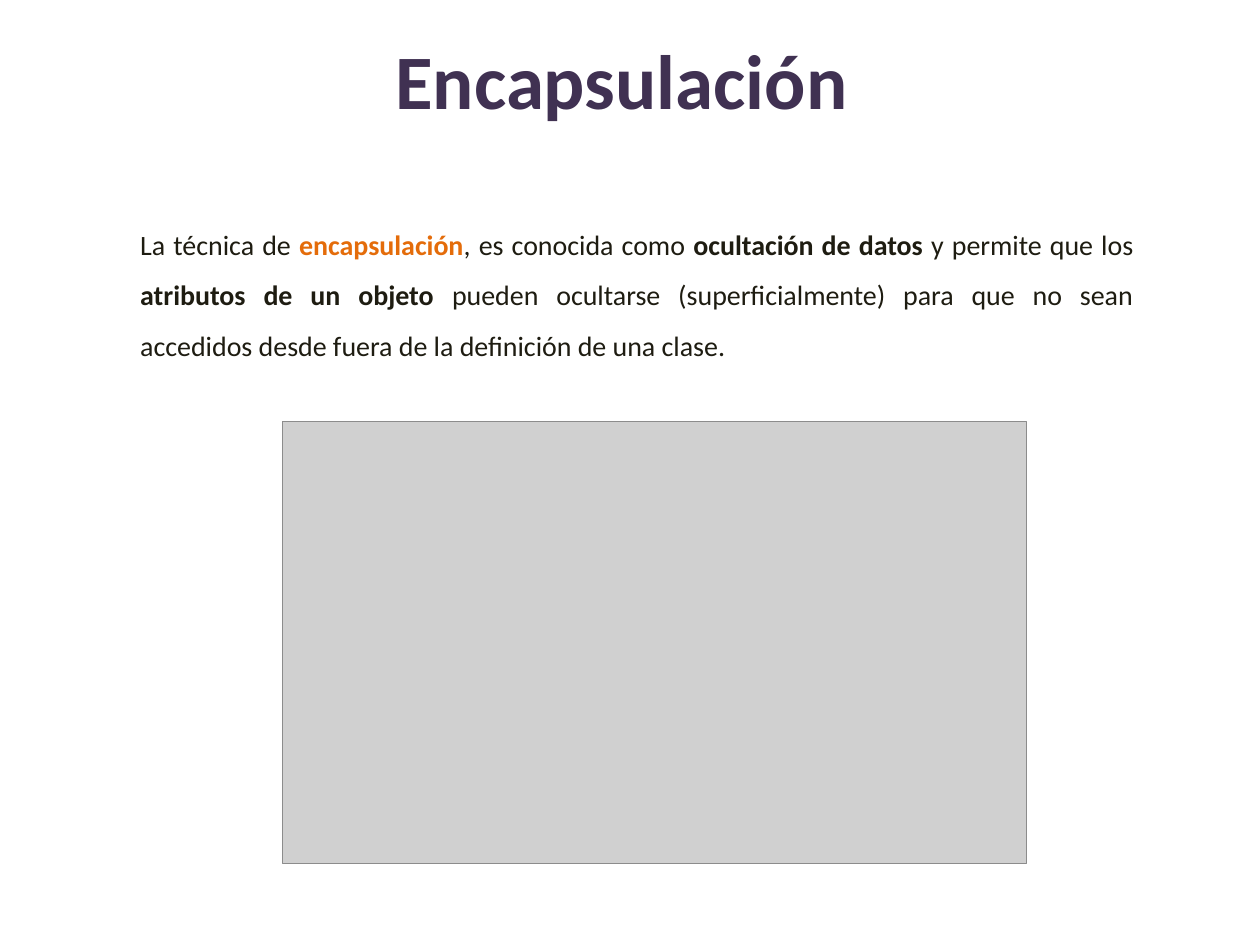
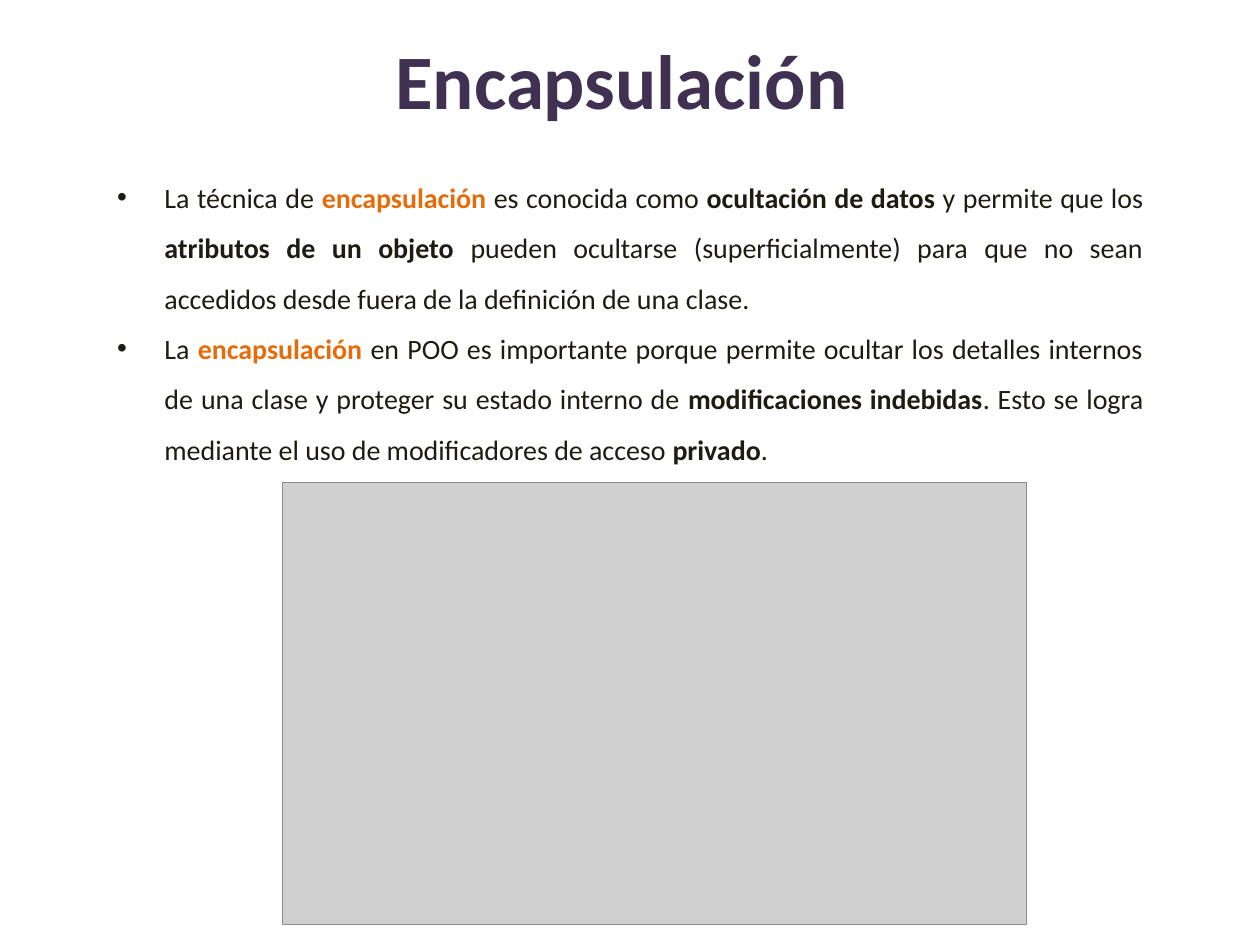
Before and after one commit to lizetheP/Analitica, a slide deck: slide 2 of Calendario2025/presentaciones/15_POO_Encapsulamiento.pptx. Drawn at 1260x945 pixels with LibreOffice and Linux fonts; fonts in the diff are those of the drawing; grey boxes stand for pictures. Boxes give left, top, right and bottom in pixels: in the first picture for what was removed or moved away, otherwise in the second. Text is boxed around its words. In the diff, an @@ line names an element or a change of style, - is before the commit and + after.

```diff
--- a/Calendario2025/presentaciones/15_POO_Encapsulamiento.pptx
+++ b/Calendario2025/presentaciones/15_POO_Encapsulamiento.pptx
@@ text at [164,188,1143,465]: text changed @@
-La técnica de encapsulación, es conocida como ocultación de datos y permite que los atributos de un objeto pueden ocultarse (superficialmente) para que no sean accedidos desde fuera de la definición de una clase.
+• La técnica de encapsulación es conocida como ocultación de datos y permite que los atributos de un objeto pueden ocultarse (superficialmente) para que no sean accedidos desde fuera de la definición de una clase.
+• La encapsulación en POO es importante porque permite ocultar los detalles internos de una clase y proteger su estado interno de modificaciones indebidas. Esto se logra mediante el uso de modificadores de acceso privado.
@@ picture: place and size @@
-picture at [282,422,1027,864]
+picture at [282,483,1027,925]
```
Also in this commit, not shown: 9 other files.
